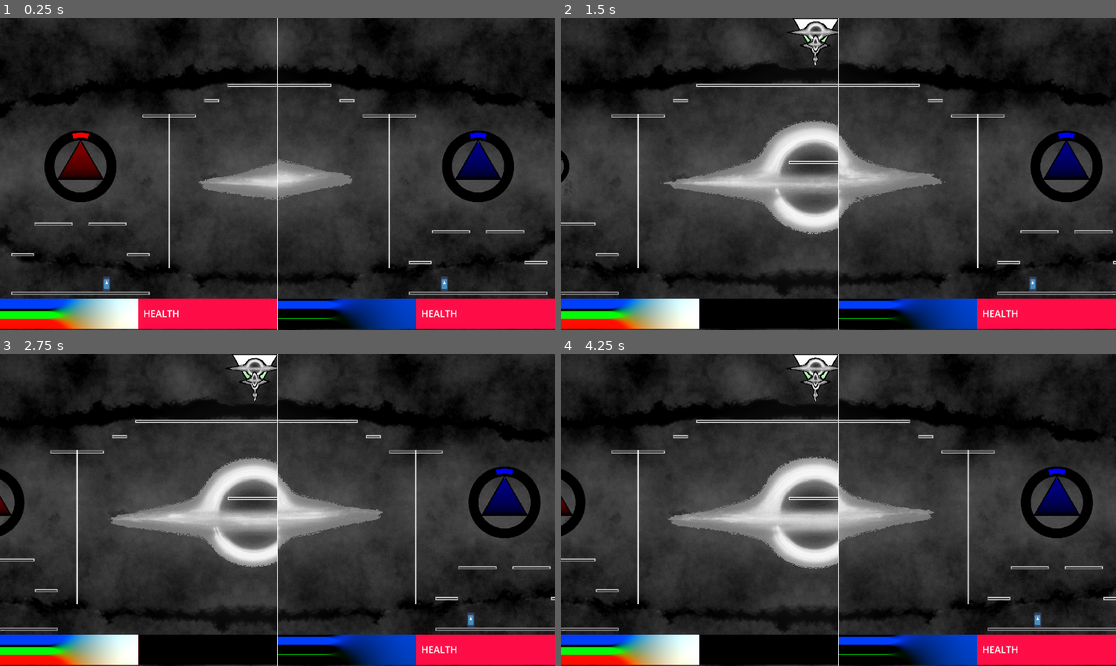
Above: before the commit, frames 1-4 (two rows, left to right).
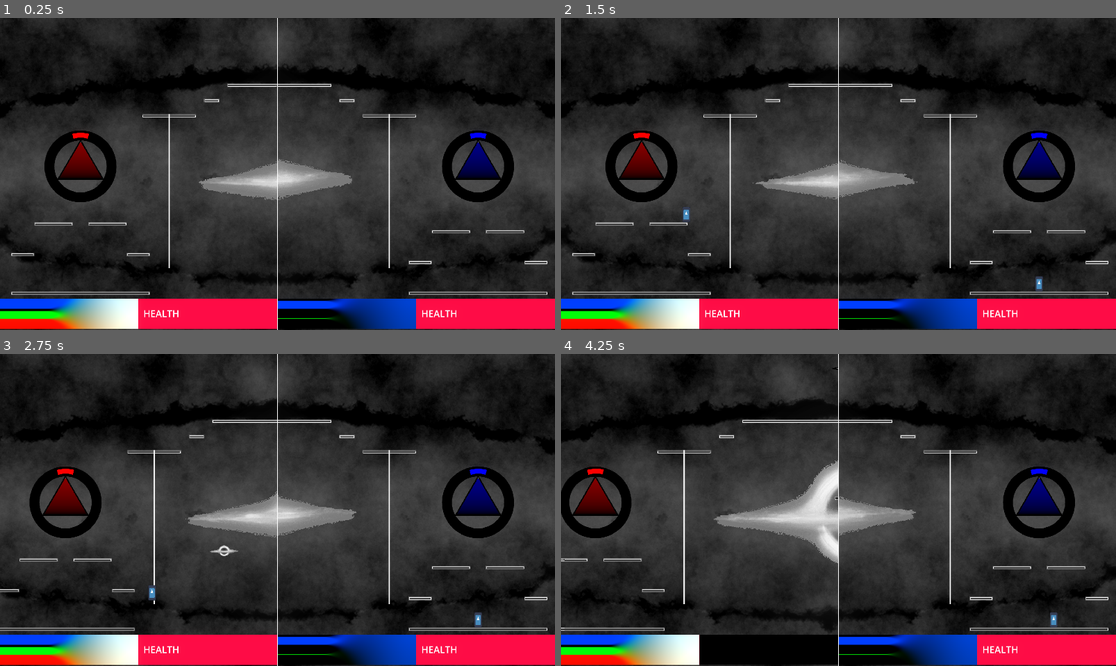
Above: after the commit, the same moments.

Repository: llhtimlam/UofT-GameJam
Game: Godot game, scene res://scenes/main.tscn
Two runs of this game, one before a commit and one after it. Both use one fixed random seed, a clock stepped at 60 frames per second and the inputs below. The engine's default icon, where the game draws it, is replaced by a stand-in: a white triangle on a blue panel in a dark square.
Inputs:
- Up to frame 1 (0.25 s): no input
- Up to frame 2 (1.5 s): hold D (Player1_RIGHT) 0.53-1.28 s; tap G (Player1_DASH) at 0.6 s; tap F (Player1_JUMP) at 0.77 s; hold S (Player1_DOWN) from 1.28 s (still down); tap R (Player1_MELEE) at 1.35 s
- Up to frame 3 (2.75 s): tap F (Player1_JUMP) at 1.52 s; release S (Player1_DOWN) at 2.03 s; hold D (Player1_RIGHT) from 2.03 s (still down); tap T (Player1_SHOOT) at 2.1 s
- Up to frame 4 (4.25 s): release D (Player1_RIGHT) at 2.78 s; hold W (Player1_UP) 2.78-3.53 s; tap . (Player2_DASH) at 2.85 s; tap F (Player1_JUMP) at 3.02, 3.77 s; hold A (Player1_LEFT) from 3.53 s (still down); tap Down (Player2_DOWN) at 3.6 s

The runs differ from the first frame. In frame 1, 0.1% of the frame differs, in the area x 18-81%, y 82-88%; in frame 2, 23%, in the area x 0-100%, y 0-100%; in frame 3, 22%; in frame 4, 17%.

Commit message:
fixed score bug and adjust player spawnpoint for dropdown

Diff:
--- a/paintball/scenes/game_scene/map.tscn
+++ b/paintball/scenes/game_scene/map.tscn
@@ -527,12 +527,12 @@
 tile_set = ExtResource("100_um714")
 
 [node name="Player1" parent="." unique_id=25147227 instance=ExtResource("2_2m4d5")]
-position = Vector2(-980, -250)
+position = Vector2(-1088, -2000)
 
 [node name="Camera2D2" type="Camera2D" parent="Player1" unique_id=1545230877]
 
 [node name="Player2" parent="." unique_id=817086128 instance=ExtResource("2_2m4d5")]
-position = Vector2(980, -250)
+position = Vector2(1120, -2000)
 control_type = "P2"
 TEAM_ID = 2
 PLAYER_ID = 2
@@ -599,7 +599,7 @@
 texture_progress = ExtResource("9_x0on3")
 
 [node name="Player1SpawnPoint" type="Marker2D" parent="." unique_id=324260113]
-position = Vector2(-980, -250)
+position = Vector2(-1088, -2000)
 
 [node name="P1PaintBucketSpawnPoint" type="Marker2D" parent="." unique_id=627514841]
 position = Vector2(-1088, -176)
@@ -664,7 +664,7 @@
 texture_progress = ExtResource("9_x0on3")
 
 [node name="Player2SpawnPoint" type="Marker2D" parent="." unique_id=1644131078]
-position = Vector2(980, -250)
+position = Vector2(1120, -2000)
 
 [node name="P2PaintBucketSpawnPoint" type="Marker2D" parent="." unique_id=436978477]
 position = Vector2(1120, -176)
--- a/paintball/scenes/game_scene/paint_bucket/paint_bucket.gd
+++ b/paintball/scenes/game_scene/paint_bucket/paint_bucket.gd
@@ -1,9 +1,7 @@
 extends Area2D
 class_name Bucket
 
-var score: Vector3 = Vector3.ZERO: # Format: (P1, Turret, P2)
-	set(value):
-		var normalized_score = value / 255.0
+var score: Vector3 = Vector3.ZERO # Format: (P1, Turret, P2)
 
 var pickable_players: Array[CharacterBody2D] = []
 var carrier: CharacterBody2D = null
